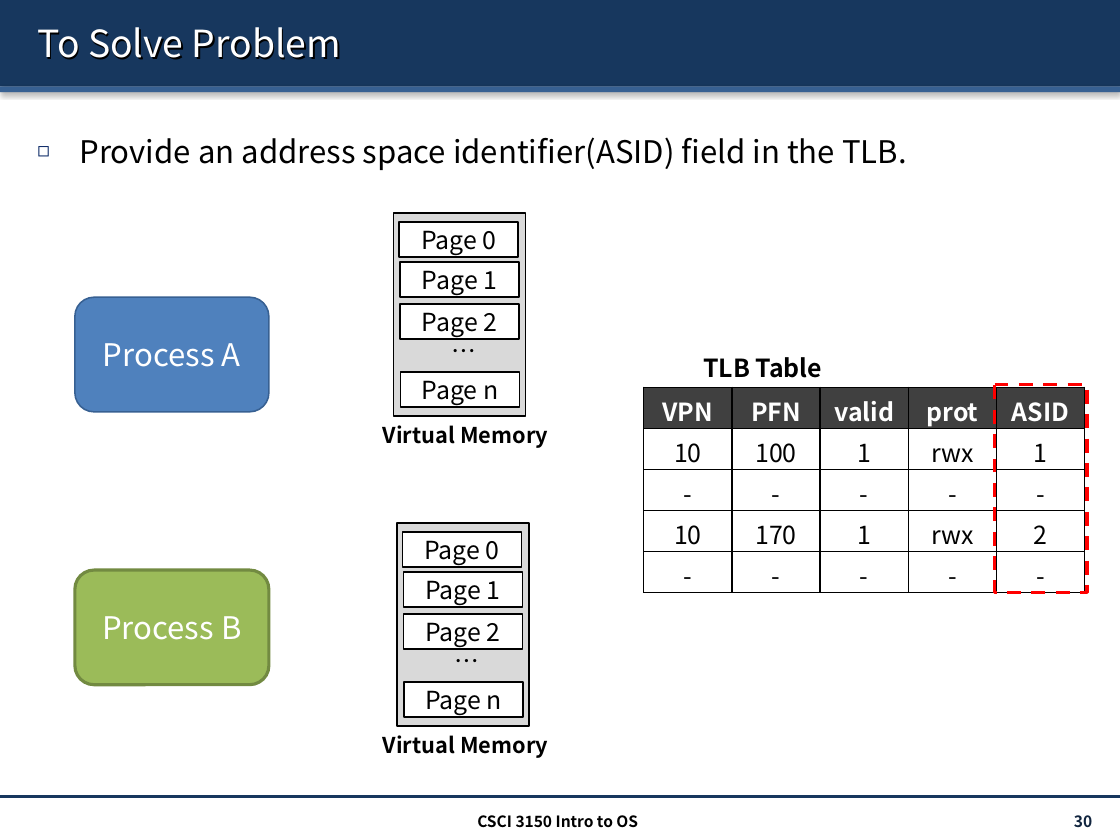
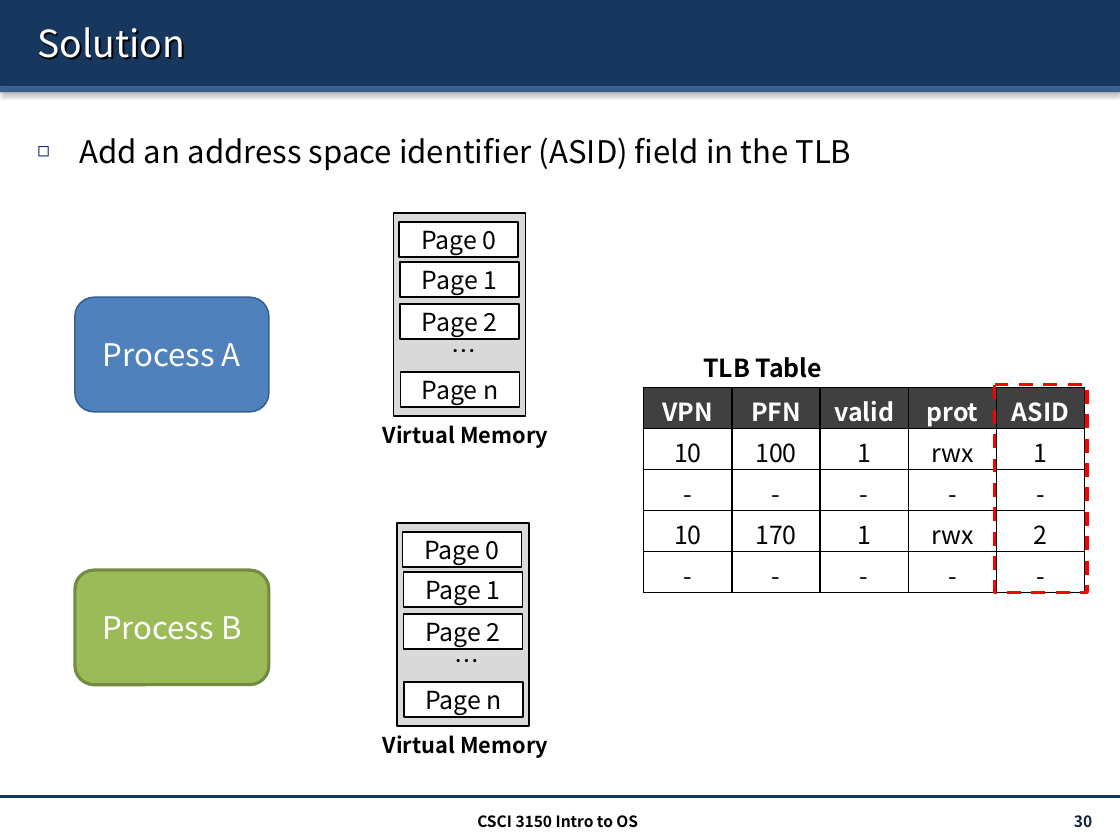
Before and after one commit to henryhxu/CSCI3150, a slide deck: slide 30 of lecture/lec11_paging.pptx. Drawn at 1120x840 pixels with LibreOffice and Linux fonts; fonts in the diff are those of the drawing. Boxes give left, top, right and bottom in pixels: in the first picture for what was removed or moved away, otherwise in the second. Text is boxed around its words. In the diff, an @@ line names an element or a change of style, - is before the commit and + after.

```diff
--- a/lecture/lec11_paging.pptx
+++ b/lecture/lec11_paging.pptx
@@ title at (37,27,185,60): text changed @@
-To Solve Problem
+Solution
@@ text at (79,137,851,170): text changed @@
-◻ Provide an address space identifier(ASID) field in the TLB.
+◻ Add an address space identifier (ASID) field in the TLB
```
Also in this commit, not shown: 6 other slides changed, 24 slides added.
